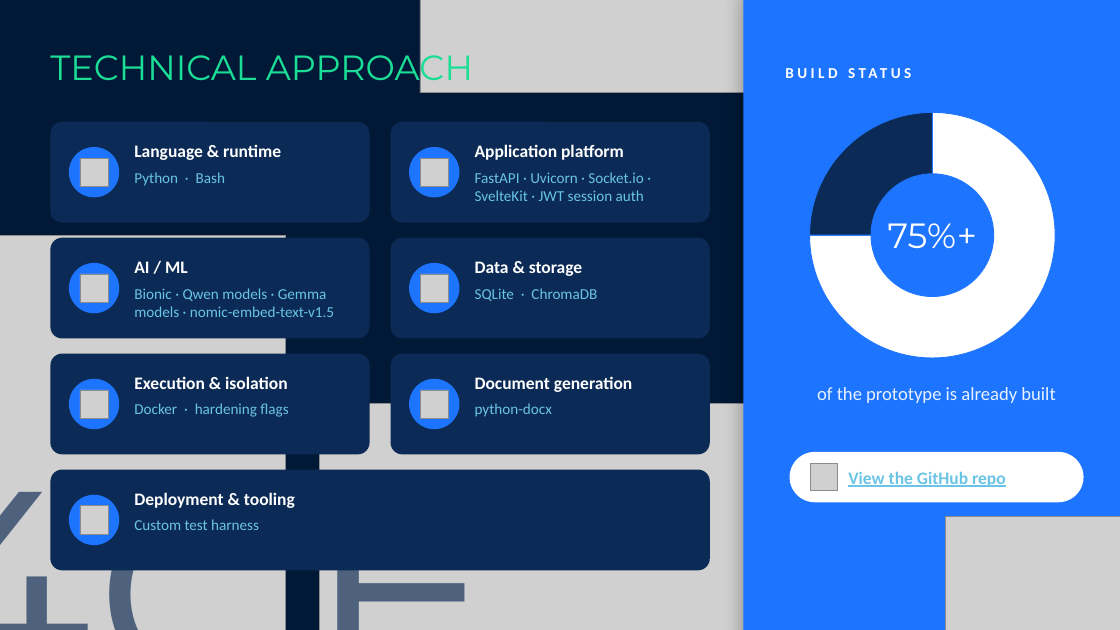
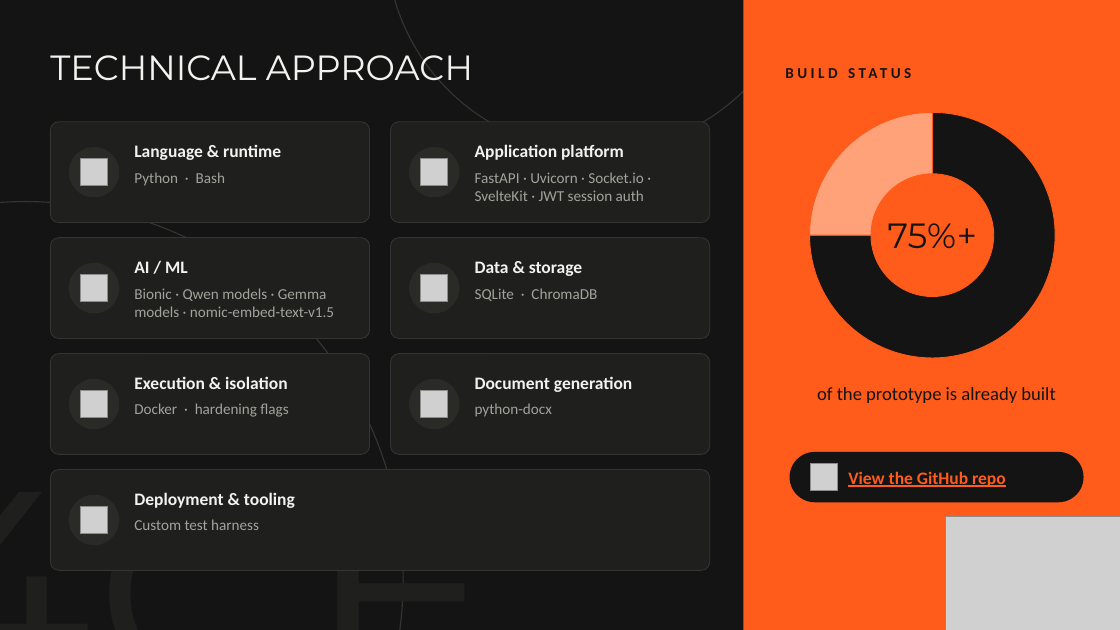
Before and after one commit to Yash3510/Multi-LLM-Agentic-Ai, a slide deck: slide 4 of presentation/Team-Kern-SIH2026-Sovereign-AI.pptx. Drawn at 1120x630 pixels with LibreOffice and Linux fonts; fonts in the diff are those of the drawing; grey boxes stand for pictures. Boxes give left, top, right and bottom in pixels: in the first picture for what was removed or moved away, otherwise in the second. Text is boxed around its words. In the diff, an @@ line names an element or a change of style, - is before the commit and + after.

```diff
--- a/presentation/Team-Kern-SIH2026-Sovereign-AI.pptx
+++ b/presentation/Team-Kern-SIH2026-Sovereign-AI.pptx
@@ background #011936 to #141414 @@
@@ ellipse added at (x1=386, y1=0, x2=807, y2=151), outline #343431 1 pt @@
@@ picture removed at (x1=420, y1=0, x2=798, y2=92) @@
@@ rounded rectangle at (x1=744, y1=0, x2=1120, y2=630): fill #1D74FF to #FF5B1A; shadow off; proportions changed @@
@@ text "TECHNICAL APPROACH" at (x1=50, y1=55, x2=473, y2=80): text colour gradient #1BDD96 to #00B0F0 to #F2F2EE @@
@@ text "BUILD STATUS" at (x1=786, y1=63, x2=1080, y2=92): text colour #FFFFFF to #141414 @@
@@ doughnut chart at (x1=798, y1=101, x2=1067, y2=370) @@
@@ colours of single points changed @@
@@ lettering changed @@
@@ ellipse added at (x1=0, y1=202, x2=403, y2=630), outline #343431 1 pt @@
@@ text "75%+" at (x1=888, y1=223, x2=977, y2=248): text colour #FFFFFF to #141414 @@
@@ picture removed at (x1=0, y1=235, x2=286, y2=630) @@
@@ text "of the prototype is already ..." at (x1=817, y1=387, x2=1055, y2=403): text colour #E8F1FF to #141414 @@
@@ picture removed at (x1=319, y1=403, x2=823, y2=630) @@
@@ text "4CE" at (x1=0, y1=420, x2=706, y2=630): text colour #0B2A55 at 65% opacity to #1F1F1D @@
@@ fill #0B2A55 to #1F1F1D; outline none to #343431 0.75 pt; proportions changed in 7 elements at (x1=50, y1=122, x2=370, y2=223), (x1=391, y1=122, x2=710, y2=223), (x1=50, y1=238, x2=370, y2=339), (x1=391, y1=238, x2=710, y2=339), (x1=50, y1=354, x2=370, y2=455), (x1=391, y1=354, x2=710, y2=455), (x1=50, y1=470, x2=710, y2=571) @@
@@ rounded rectangle at (x1=790, y1=452, x2=1084, y2=502): fill #FFFFFF to #141414 @@
@@ text "View the GitHub repo" at (x1=848, y1=471, x2=1006, y2=487): text colour #6AC4E6 to #FF5B1A @@
@@ fill #1D74FF to #2A2A27 in 7 elements at (x1=69, y1=147, x2=119, y2=197), (x1=409, y1=147, x2=460, y2=197), (x1=69, y1=263, x2=119, y2=313), (x1=409, y1=263, x2=460, y2=313), (x1=69, y1=379, x2=119, y2=429), (x1=409, y1=379, x2=460, y2=429), (x1=69, y1=495, x2=119, y2=545) @@
@@ text colour #FFFFFF to #F2F2EE in 7 elements at (x1=134, y1=145, x2=281, y2=160), (x1=475, y1=144, x2=624, y2=160), (x1=134, y1=261, x2=188, y2=273), (x1=475, y1=261, x2=582, y2=276), (x1=134, y1=376, x2=287, y2=389), (x1=475, y1=376, x2=632, y2=392), (x1=134, y1=492, x2=295, y2=508) @@
@@ text colour #6AC4E6 to #A3A39C in 7 elements at (x1=134, y1=172, x2=225, y2=186), (x1=475, y1=172, x2=644, y2=201), (x1=134, y1=288, x2=334, y2=317), (x1=475, y1=288, x2=597, y2=301), (x1=134, y1=403, x2=288, y2=417), (x1=475, y1=403, x2=552, y2=417), (x1=134, y1=519, x2=259, y2=530) @@
```
Also in this commit, not shown: 9 other slides changed, 6 other files.
